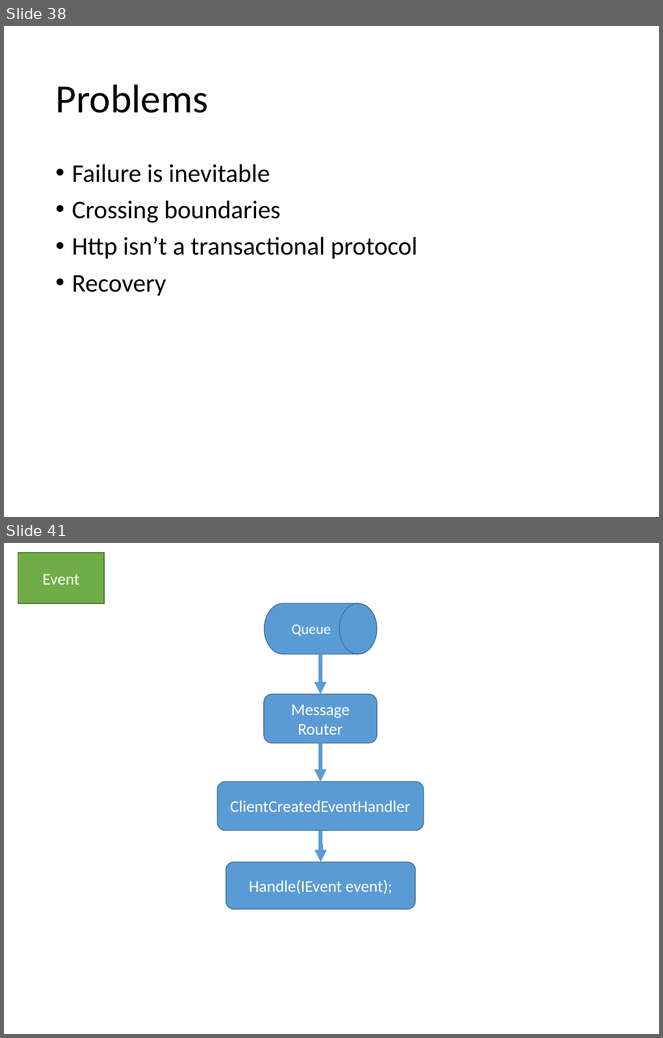
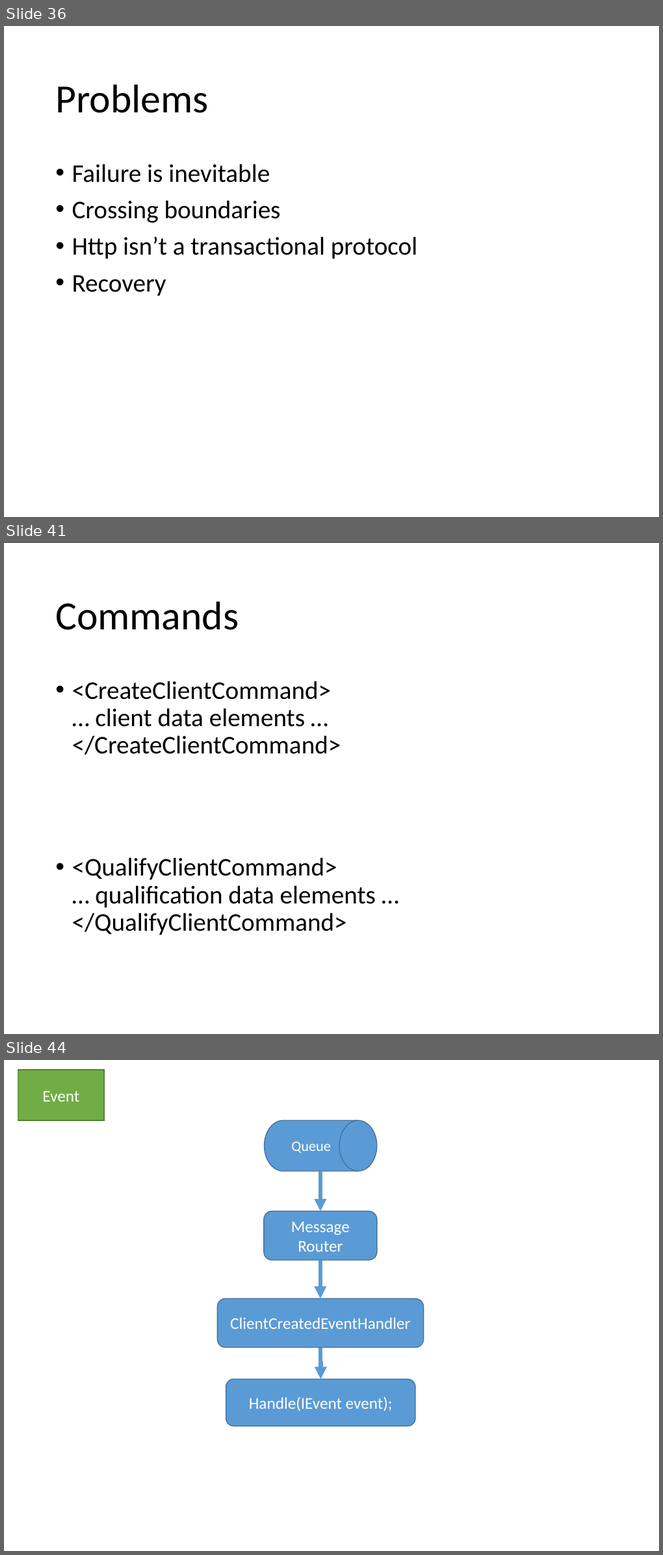
Before and after one commit to keithelder/StartR, a slide deck: slides/WebAppsReImagined.pptx. Shown one above the other, each under a label of ours: slides 38 and 41 before the commit, slides 36, 41 and 44 after it; the slides between them are not shown. The pictures are 663x1038 and 663x1555 pixels, drawn with LibreOffice and Linux fonts; fonts in the diff are those of the drawing. Boxes give left, top, right and bottom in pixels: in the first picture for what was removed or moved away, otherwise in the second. Text is boxed around its words. In the diff, an @@ line names an element or a change of style, - is before the commit and + after.

```diff
--- a/slides/WebAppsReImagined.pptx
+++ b/slides/WebAppsReImagined.pptx
@@ slide 41 added at bbox=[4, 543, 659, 1034], background #FFFFFF @@
@@ title added at bbox=[55, 601, 239, 630], 44 pt, text #000000 @@
+Commands
@@ text added at bbox=[72, 681, 376, 936], 28 pt, text #000000 @@
+• <CreateClientCommand>
+  … client data elements …
+  </CreateClientCommand>
+• <QualifyClientCommand>
+  … qualification data elements …
+  </QualifyClientCommand>
@@ what was slide 38 is now slide 36 @@
@@ what was slide 41 is now slide 44 @@
```
Also in this commit, not shown: 2 slides changed, 6 other slides added, 4 slides removed.
